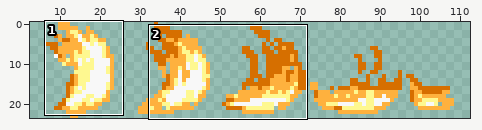
Two versions of one sprite sheet, Sprites/sSparksHunterChargeFlare.png. Above, an overview of the earlier version with the close-up marked.
Close-up. As it was:
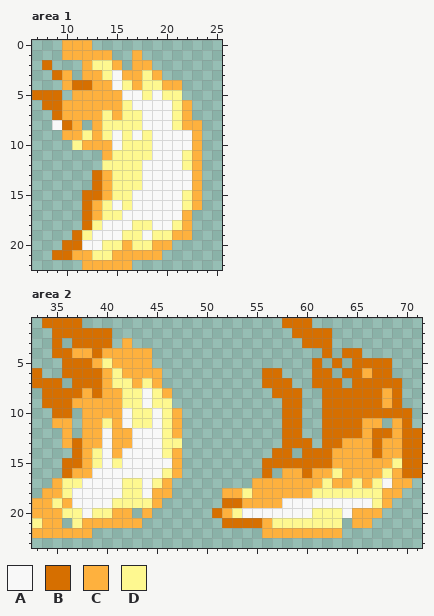
The file is 120x24 pixels. Shown: area 1: x 7..25, y 0..22; area 2: x 33..71, y 1..23. The wide view leaves out empty margins. The commit also changed other parts of the picture, which this record leaves out.
Palette (. is transparent): A #f8f8f8  B #d66f00  C #feb13e  D #fef890
Pixels before, area 1, first column x 7:
 0 ...CCC...........
 1 ...CCCCC..C......
 2 .B...CDDC.CC.....
 3 ..BC.CCDACCDC....
 4 ...CBBCCADCDDCC..
 5 BBB.CCCCCAADADD..
 6 .BBCCCCCCDAAAADC.
 7 ..BCCCCDCDDAAADC.
 8 ..ABC.CDDDDAAADCC
 9 ...CCDCDADADAAAAC
10 ....DCCCADDDAAAAC
11 .......CDDDDAAADC
12 .......DDDDAAAADC
13 ......BCDDDAAAAAC
14 ......BCDDDAAAAAC
15 .....BBCDDAAAAADC
16 .....BCDADAAAAADC
17 .....BCDDAAAAAAC.
18 .....BDAAADDAADC.
19 ....BDAAADDADDCC.
20 ...BBAADDCDDCC...
21 ..BBCCDDCCCCC....
22 .....CCCCC.......
Pixels before, area 2, first column x 33:
 1 .BBBB....................BBB...........
 2 ..BBBBBB..................BBBB.........
 3 ..B.BBBB.C.................BBB.........
 4 ..BBCCBCCCCC.................B.BB......
 5 ...BBBCDCCCC................B.B.BBBB...
 6 B..BBBBCDCCCC..........BB...BB.BBCBB...
 7 BBB.BBBCDDCDC..........BBB..BBB.BBBBB..
 8 .BBBBCBCCDDADC..........BBB..BBBBBBCB..
 9 .BBBCCCCCDDADD...........BB..BBBBBBCB..
10 ..BB.CCCCADDADC..........BB..BBBBBBBBB.
11 ..CC.CCDCADDADC..........BB..BBBBCC.CB.
12 ...C.CCACCAAADC..........BB..BBBBCBBCBB
13 ...CBCCACCAAADD..........BBB.BBCCCBCCBB
14 ....BCDACAAAADC.........BB.BBBCCCCBCCBB
15 ...BBCDADAAAAAC........BBBBBBBCCCCCCDBB
16 ...BCCAAAAAAADC........B.CCBCCDCCCCDCBB
17 ..CDDAAAADDADC........CCCCCCCDCCDCDACC.
18 .CCDAAAAADDACC.....CCDCCCCCCDDDDDDDCC..
19 CCDCAAAADDDDC......BBCCCCAAAAAAAAADC...
20 CCCDDADDCC.C......BCDAAAAAAADDDACCC....
21 DCC.DCCCCCC........BBBBCDDDDDDD.CC.....
22 CCCCCC.................CCCCCCCC........
New version:
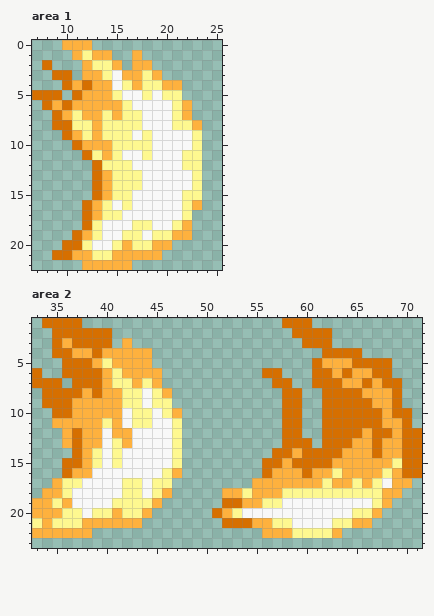
The edit:
{"where": "area 1"}
{"y":1,"x":10,"old":"C","new":"."}
{"y":1,"x":12,"old":"C","new":"D"}
{"y":3,"x":10,"old":"C","new":"B"}
{"y":4,"x":10,"old":"CB","new":"BC"}
{"y":5,"x":11,"old":"C","new":"B"}
{"y":5,"x":15,"old":"C","new":"D"}
{"y":6,"x":9,"old":"BC","new":"CB"}
{"y":7,"x":11,"old":"C","new":"D"}
{"y":8,"x":9,"old":"A","new":"B"}
{"y":8,"x":11,"old":"C.","new":"DD"}
{"y":8,"x":22,"old":"C","new":"D"}
{"y":9,"x":10,"old":"C","new":"B"}
{"y":9,"x":15,"old":"A","new":"D"}
{"y":9,"x":23,"old":"C","new":"D"}
{"y":10,"x":11,"old":"D","new":"B"}
{"y":10,"x":15,"old":"A","new":"D"}
{"y":10,"x":23,"old":"C","new":"D"}
{"y":11,"x":12,"old":"..","new":"BD"}
{"y":11,"x":16,"old":"DD","new":"AA"}
{"y":11,"x":23,"old":"C","new":"D"}
{"y":12,"x":13,"old":".","new":"B"}
{"y":12,"x":17,"old":"D","new":"A"}
{"y":12,"x":23,"old":"C","new":"D"}
{"y":13,"x":23,"old":"C","new":"D"}
{"y":14,"x":23,"old":"C","new":"D"}
{"y":15,"x":12,"old":"B","new":"."}
{"y":15,"x":23,"old":"C","new":"D"}
{"y":17,"x":22,"old":"C","new":"D"}
{"y":19,"x":12,"old":"DA","new":"CD"}
{"y":20,"x":12,"old":"A","new":"D"}
{"y":20,"x":14,"old":"D","new":"A"}
{"where": "area 2"}
{"y":3,"x":36,"old":".","new":"C"}
{"y":4,"x":63,"old":".","new":"B"}
{"y":5,"x":62,"old":".B.","new":"CCC"}
{"y":6,"x":63,"old":".","new":"C"}
{"y":6,"x":65,"old":"B","new":"C"}
{"y":7,"x":56,"old":"B","new":"."}
{"y":7,"x":64,"old":".B","new":"CC"}
{"y":7,"x":67,"old":"B","new":"C"}
{"y":8,"x":57,"old":"B","new":"."}
{"y":8,"x":66,"old":"BB","new":"CC"}
{"y":9,"x":67,"old":"B","new":"C"}
{"y":10,"x":37,"old":".","new":"C"}
{"y":10,"x":68,"old":"B","new":"C"}
{"y":11,"x":37,"old":".","new":"C"}
{"y":11,"x":46,"old":"DC","new":"AD"}
{"y":11,"x":66,"old":"CC.","new":"BBC"}
{"y":12,"x":37,"old":".","new":"B"}
{"y":12,"x":46,"old":"DC","new":"AD"}
{"y":13,"x":41,"old":"C","new":"D"}
{"y":13,"x":46,"old":"D","new":"A"}
{"y":13,"x":64,"old":"C","new":"B"}
{"y":14,"x":41,"old":"C","new":"D"}
{"y":14,"x":46,"old":"DC","new":"AD"}
{"y":14,"x":59,"old":".","new":"C"}
{"y":14,"x":63,"old":"C","new":"B"}
{"y":15,"x":47,"old":"C","new":"D"}
{"y":15,"x":58,"old":"B","new":"C"}
{"y":16,"x":57,"old":".","new":"C"}
{"y":17,"x":46,"old":"C","new":"D"}
{"y":18,"x":45,"old":"C","new":"D"}
{"y":18,"x":58,"old":"CCC","new":"DDD"}
{"y":19,"x":56,"old":"CC","new":"DD"}
{"y":20,"x":42,"old":"C.","new":"DD"}
{"y":20,"x":61,"old":"DDD","new":"AAA"}
{"y":20,"x":65,"old":"CC","new":"DD"}
{"y":21,"x":35,"old":"C.","new":"DD"}
{"y":21,"x":55,"old":"B","new":"C"}
{"y":21,"x":59,"old":"DDDD","new":"AAAA"}
{"y":21,"x":64,"old":".","new":"D"}
{"y":22,"x":59,"old":"CCCC","new":"DDDD"}
{"label":"changed","picture_box":[52,50,142,250]}
{"label":"changed","picture_box":[182,120,202,220]}
{"label":"added","picture_box":[62,338,72,348]}
{"label":"changed","picture_box":[252,348,392,538]}
{"label":"changed","picture_box":[72,408,122,458]}
{"label":"changed","picture_box":[122,418,182,518]}
{"label":"changed","picture_box":[52,518,72,528]}
